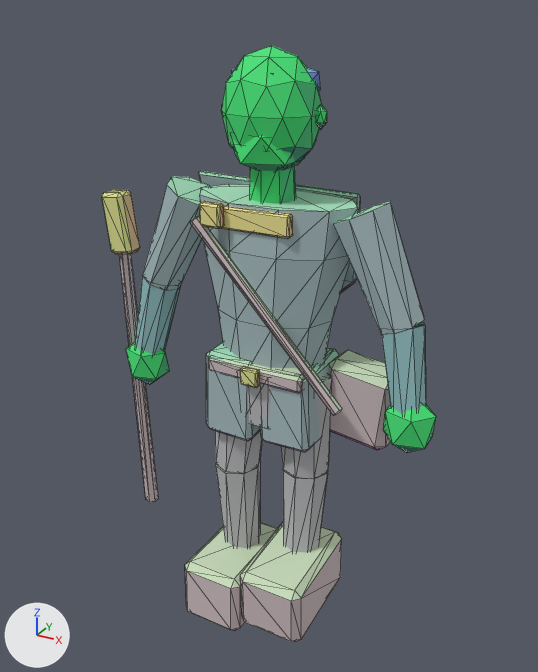
Renders of the glTF model assets/exports/npc/npc_scout_up_l_v01.glb from each side of a commit.
Both versions are drawn from a camera (50 mm lens) standing at (1.099, -2.026, 2.12) and looking at (-0.022, 0.012, 1.101). Lighting does not change. The marker at lower left points along +X, +Y and +Z. The picture after the commit comes second. Mesh edges are drawn as thin lines. Vertices at exactly the same position are counted once.

Names of what the first picture shows: 'GEO_npc_scout_up_l_v01'.
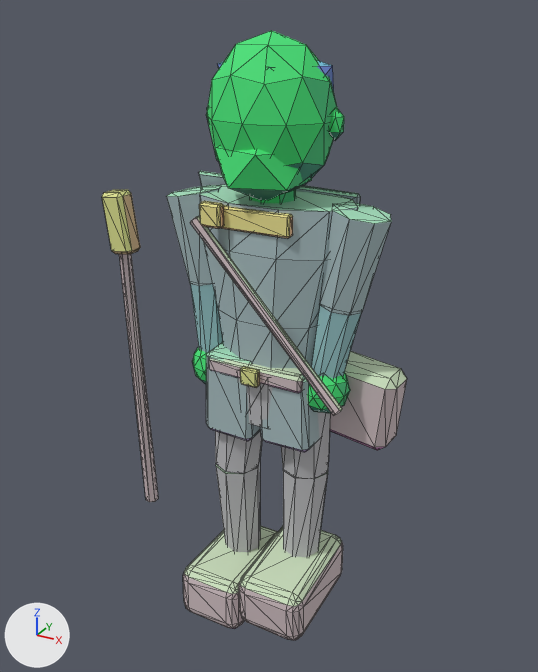
Location of each change, [x1, y1, x2, y2] in pixels of the pictures (538 x 672 px; the box of a moved part takes in the faces that stretch with it):
'GEO_npc_scout_up_l_v01', reshaped (9% narrower): before [102, 46, 436, 642]; after [102, 31, 407, 640]
part 1 of me_geo_npc_scout_up_l_v01, moved or reshaped: before [135, 276, 180, 354]; after [190, 284, 223, 353]
part 2 of me_geo_npc_scout_up_l_v01, added: after [192, 347, 207, 384]
part 3 of me_geo_npc_scout_up_l_v01, moved or reshaped: before [381, 322, 426, 414]; after [311, 305, 361, 379]
part 4 of me_geo_npc_scout_up_l_v01, added (green): after [206, 31, 337, 193]
part 5 of me_geo_npc_scout_up_l_v01, added (green): after [215, 146, 312, 200]
part 6 of me_geo_npc_scout_up_l_v01, added: after [329, 107, 344, 140]
part 7 of me_geo_npc_scout_up_l_v01, added: after [218, 61, 334, 91]
part 8 of me_geo_npc_scout_up_l_v01, rebuilt: before [185, 522, 278, 631]; after [183, 526, 277, 629]
part 9 of me_geo_npc_scout_up_l_v01, rebuilt: before [240, 522, 342, 642]; after [238, 526, 343, 640]
part 10 of me_geo_npc_scout_up_l_v01, deleted: before [126, 46, 436, 453]
part 11 of me_geo_npc_scout_up_l_v01, reshaped: before [142, 166, 424, 449]; after [166, 185, 391, 449]
part 12 of me_geo_npc_scout_up_l_v01, recoloured: before [127, 251, 388, 389]; after [127, 251, 397, 389]

What the commit changed:
me_geo_npc_scout_up_l_v01 is used by ob_geo_npc_scout_up_l_v01; location (0.0, 0.0, 0.0).
me_geo_npc_scout_up_l_v01 had 614 vertices, 1104 faces and spanned x -0.66..0.59, y -0.27..0.22, z -0.01..2.02.
me_geo_npc_scout_up_l_v01 now has 818 vertices, 1512 faces and spans x -0.66..0.44, y -0.28..0.22, z 0.0..2.06.
me_geo_npc_scout_up_l_v01 part 1: the loose piece of 16 vertices spanning x -0.56..-0.38, y -0.09..0.07, z 0.91..1.25 is turned -17 degrees about the y axis through its middle and scaled by 0.934, then moved by (0.25, 0.01, 0.04).
me_geo_npc_scout_up_l_v01 part 2: a new loose piece, an icosphere of 80 faces spanning x -0.3..-0.13, y -0.11..0.05, z 0.88..1.06, in mat_mat_npc_indexed.
me_geo_npc_scout_up_l_v01 part 3: the loose piece of 16 vertices spanning x 0.38..0.56, y -0.1..0.07, z 0.93..1.26 is multiplied about its middle by the matrix ((0.882, 0.002, 0.288), (0.004, 0.928, -0.019), (-0.288, 0.019, 0.882)), then moved by (-0.25, 0.0, 0.04).
me_geo_npc_scout_up_l_v01 part 4: a new loose piece, an icosphere of 80 faces spanning x -0.2..0.2, y -0.18..0.16, z 1.59..2.06, in mat_mat_npc_indexed.
me_geo_npc_scout_up_l_v01 part 5: a new loose piece, an icosphere of 20 faces spanning x -0.15..0.15, y -0.19..0.08, z 1.58..1.81, in mat_mat_npc_indexed.
me_geo_npc_scout_up_l_v01 part 6: a new loose piece, an icosphere of 20 faces spanning x 0.179..0.231, y -0.024..0.016, z 1.77..1.865, in mat_mat_npc_indexed.
me_geo_npc_scout_up_l_v01 part 7: a new loose piece, an icosphere of 20 faces spanning x -0.18..0.18, y -0.13..0.16, z 1.85..2.02, in mat_mat_npc_indexed.
me_geo_npc_scout_up_l_v01 part 8: the loose piece of 24 vertices spanning x -0.24..0.0, y -0.27..0.13, z -0.01..0.24 is rebuilt with 96 vertices and now spans x -0.25..0.0, y -0.28..0.14, z 0.0..0.22.
me_geo_npc_scout_up_l_v01 part 9: the loose piece of 24 vertices spanning x 0.0..0.24, y -0.27..0.13, z 0.06..0.32 is rebuilt with 96 vertices and now spans x 0.0..0.25, y -0.28..0.14, z 0.08..0.29.
me_geo_npc_scout_up_l_v01 part 10: 7 loose pieces with 114 vertices, spanning x -0.59..0.59, y -0.14..0.13, z 0.81..2.02, are deleted.
Part 11, on me_geo_npc_scout_up_l_v01:
29 vertices are removed from x -0.51..0.51, y -0.09..0.07, z 1.21..1.61.
62 faces are deleted.
8 vertices in x -0.07..0.07, y -0.07..0.07, z 1.7 move by (0.0, 0.0, -0.04).
71 vertices are added at x -0.39..0.39, y -0.13..0.07, z 0.9..1.59.
142 new faces join them.
me_geo_npc_scout_up_l_v01 part 12: 6 kept faces spanning x -0.66..0.44, y -0.06..0.15, z 0.78..1.54 get new vertex colours.
Other edits to the shape of me_geo_npc_scout_up_l_v01 do not show in these pictures.
